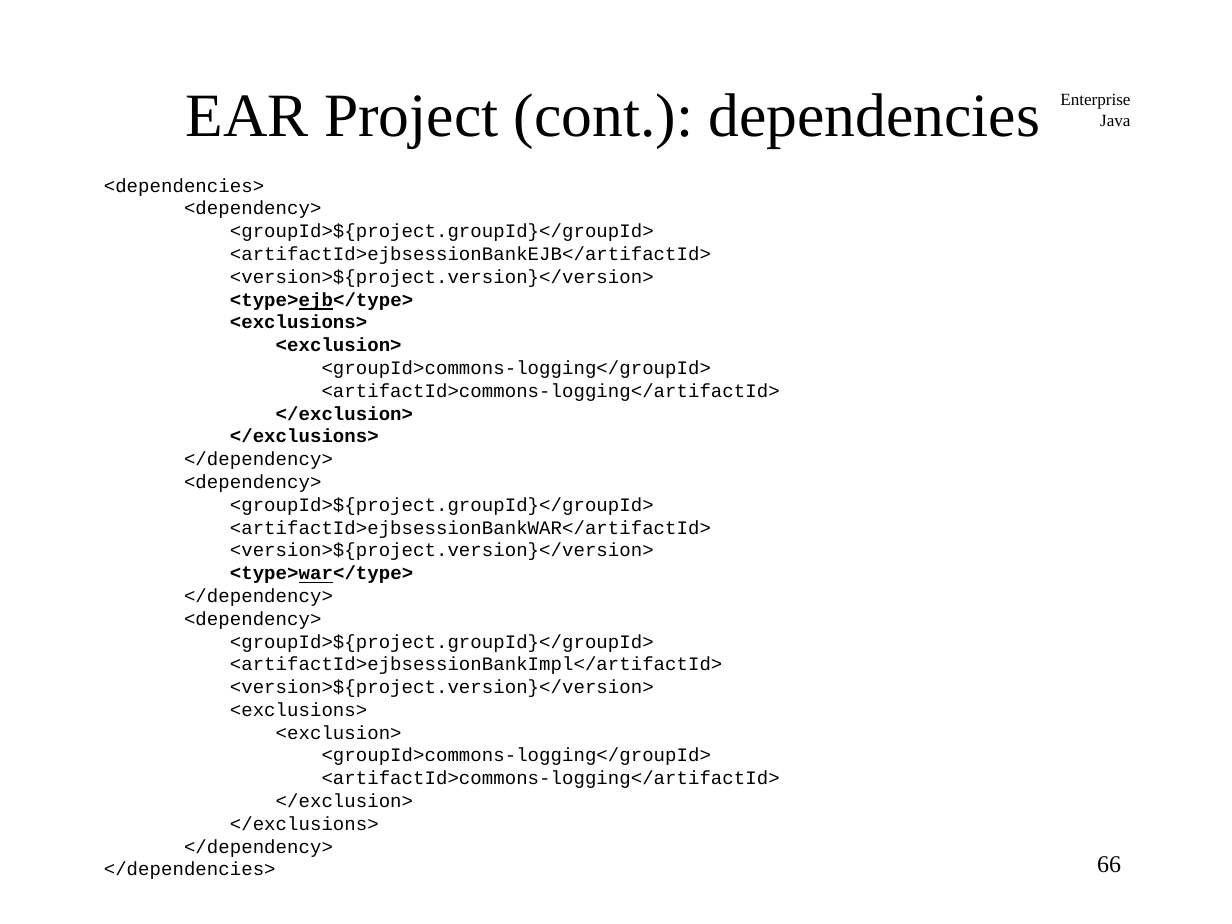
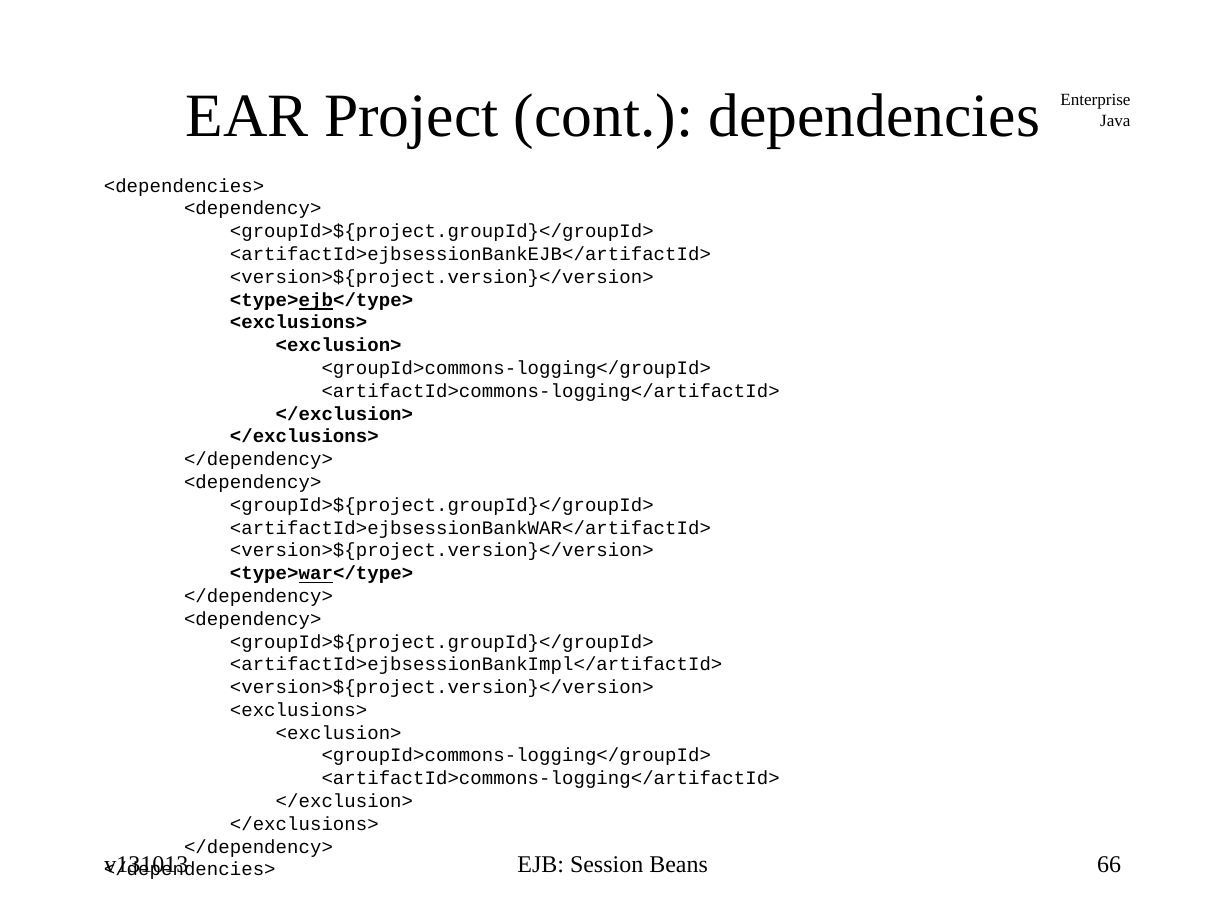
Before and after one commit to jcstaff/ejava-javaee, a slide deck: slide 66 of ejbsessionBank/src/site/resources/lectures/ejbSession.ppt. Drawn at 1232x924 pixels with LibreOffice and Linux fonts; fonts in the diff are those of the drawing. Boxes give left, top, right and bottom in pixels: in the first picture for what was removed or moved away, otherwise in the second. Text is boxed around its words. In the diff, an @@ line names an element or a change of style, - is before the commit and + after.

Commit message:
minor edits to session EJB slides

```diff
--- a/ejbsessionBank/src/site/resources/lectures/ejbSession.ppt
+++ b/ejbsessionBank/src/site/resources/lectures/ejbSession.ppt
@@ text added at bbox=[104, 856, 188, 878], 14 pt, text #000000 @@
+v131013
@@ text added at bbox=[517, 856, 708, 873], 14 pt, text #000000 @@
+EJB: Session Beans
```
Also in this commit, not shown: 73 other slides changed.
